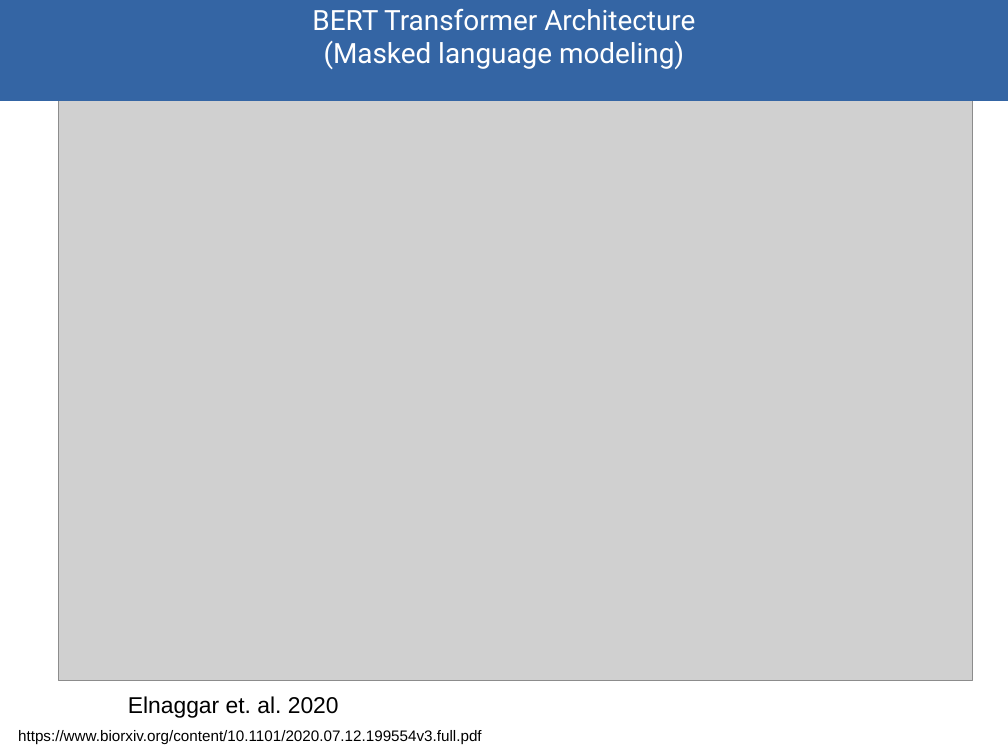
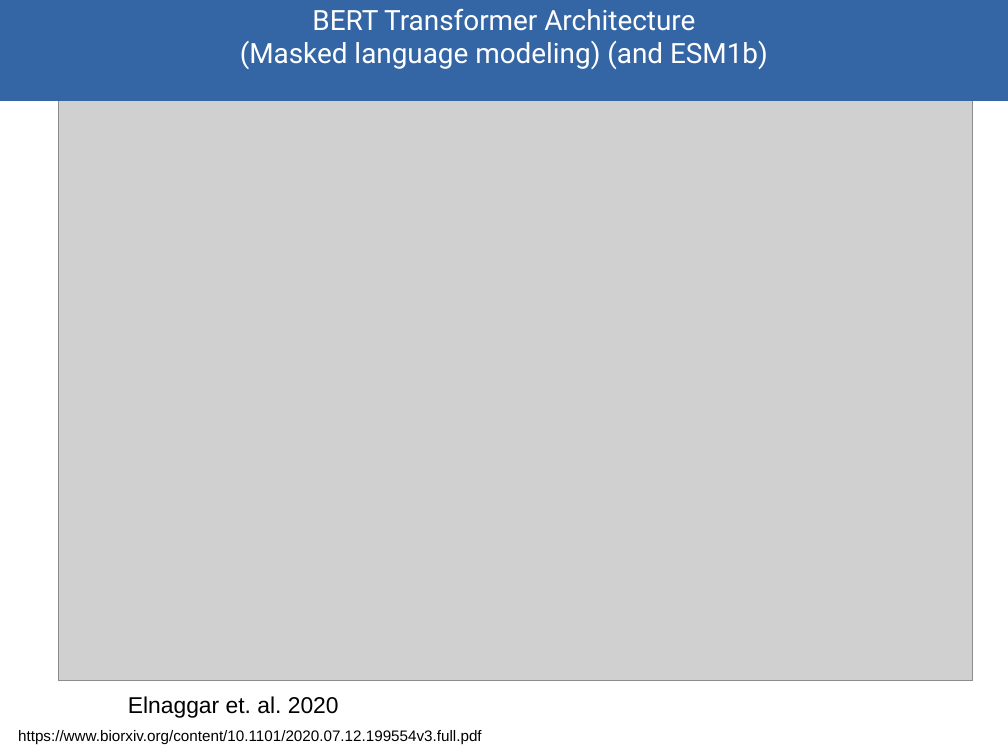
Before and after one commit to akulikova64/BERT_CNN_comparison, a slide deck: slide 5 of analysis/present_12_16_21.odp. Drawn at 1008x756 pixels with LibreOffice and Linux fonts; fonts in the diff are those of the drawing; grey boxes stand for pictures. Boxes give left, top, right and bottom in pixels: in the first picture for what was removed or moved away, otherwise in the second. Text is boxed around its words. In the diff, an @@ line names an element or a change of style, - is before the commit and + after.

```diff
--- a/analysis/present_12_16_21.odp
+++ b/analysis/present_12_16_21.odp
@@ text in rectangle at [240, 41, 768, 69]: text changed @@
-(Masked language modeling)
+(Masked language modeling) (and ESM1b)
```
Also in this commit, not shown: 1 other slide changed, 9 other files.
